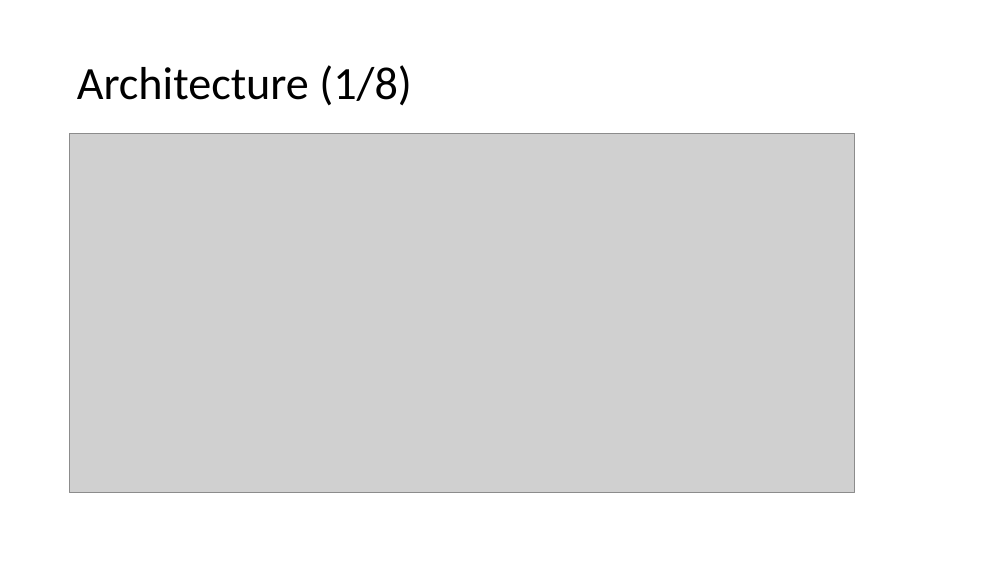
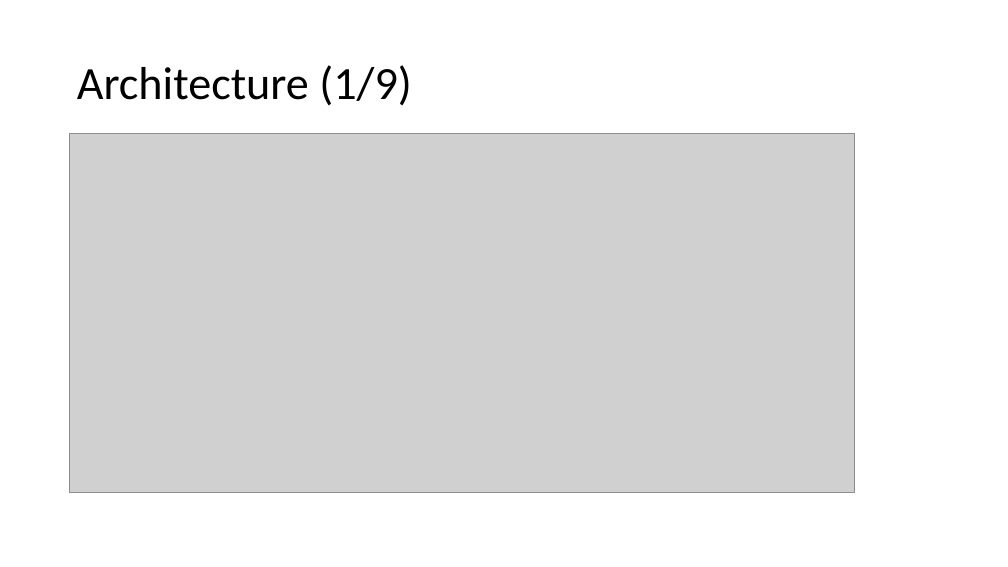
Before and after one commit to commerce-case-study/a-documentation, a slide deck: slide 2 of commerce_case_study.pptx. Drawn at 1008x567 pixels with LibreOffice and Linux fonts; fonts in the diff are those of the drawing; grey boxes stand for pictures. Boxes give left, top, right and bottom in pixels: in the first picture for what was removed or moved away, otherwise in the second. Text is boxed around its words. In the diff, an @@ line names an element or a change of style, - is before the commit and + after.

```diff
--- a/commerce_case_study.pptx
+++ b/commerce_case_study.pptx
@@ title at [77, 65, 412, 106]: text changed @@
-Architecture (1/8)
+Architecture (1/9)
```
Also in this commit, not shown: 7 other slides changed, 2 slides added.
